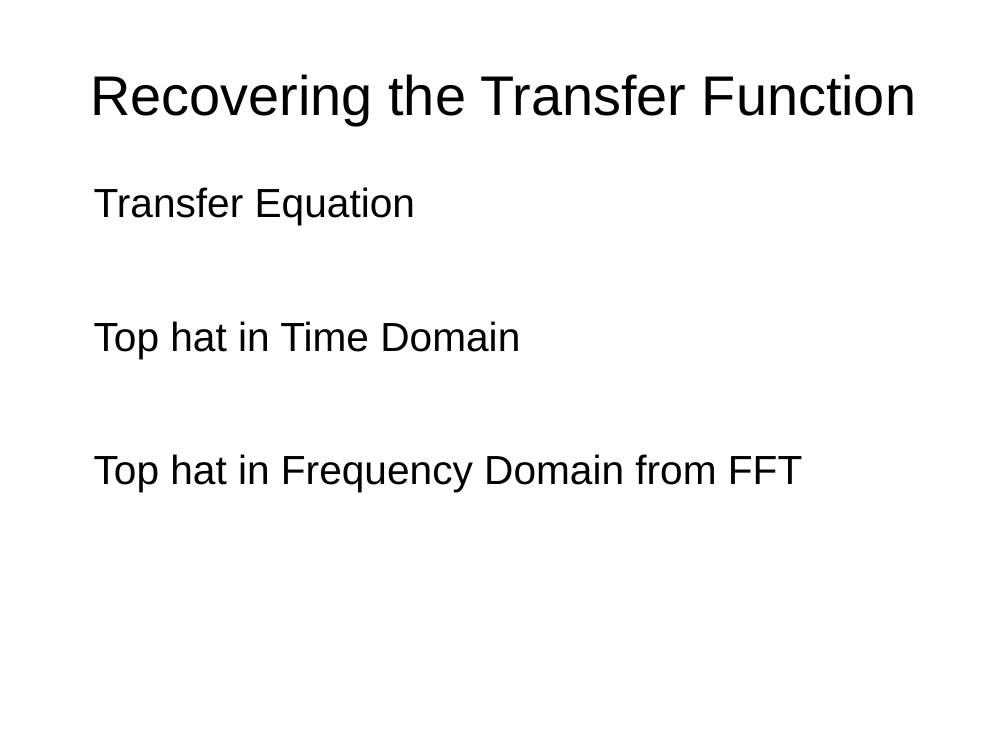
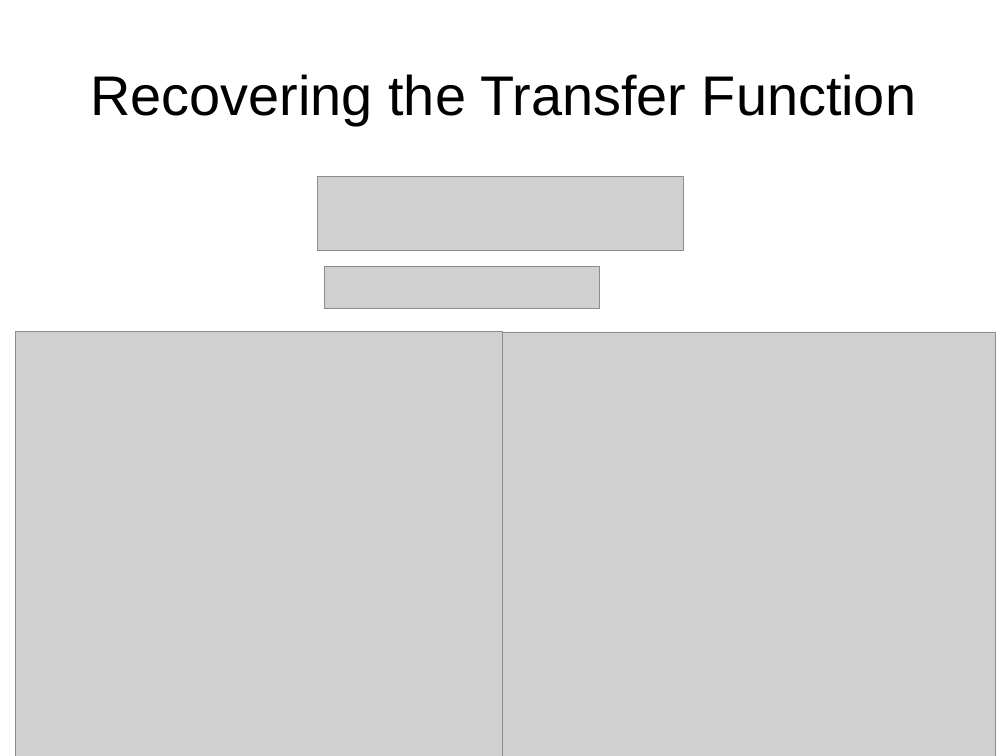
Before and after one commit to othocaes/fourier-agn, a slide deck: slide 4 of pres/final/final.odp. Drawn at 1008x756 pixels with LibreOffice and Linux fonts; fonts in the diff are those of the drawing; grey boxes stand for pictures. Boxes give left, top, right and bottom in pixels: in the first picture for what was removed or moved away, otherwise in the second. Text is boxed around its words. In the diff, an @@ line names an element or a change of style, - is before the commit and + after.

```diff
--- a/pres/final/final.odp
+++ b/pres/final/final.odp
@@ picture added at <box>317,177,683,251</box> @@
@@ text removed at <box>94,187,802,492</box> @@
-Transfer Equation
-Top hat in Time Domain
-Top hat in Frequency Domain from FFT
@@ picture added at <box>325,266,600,308</box> @@
@@ picture added at <box>16,331,503,756</box> @@
@@ picture added at <box>476,332,996,756</box> @@
```
Also in this commit, not shown: 2 other slides changed, 1 slide added, 1 other file.
